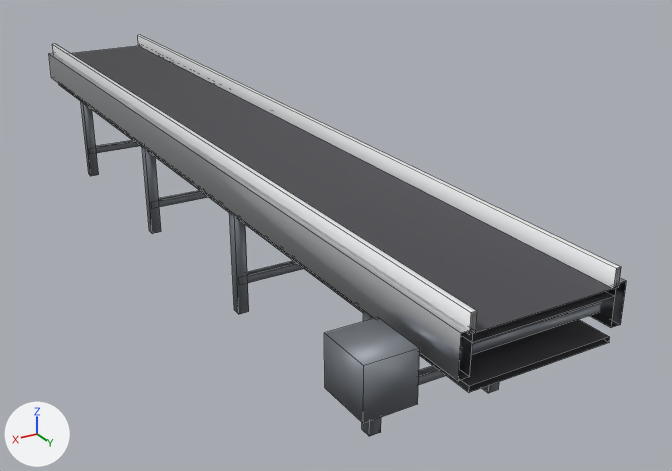
Renders of the FBX model Tools/butchery/fbx/SM_BELT_CONVEYOR.fbx from each side of a commit.
Both versions are drawn from a 50 mm camera at (2.4, 5.53, 2.75) aimed at (-0.61, 0.5, 0.24). The lights are fixed; the arrows at lower left show +X, +Y and +Z. The picture after the commit comes second. Mesh edges are drawn as thin lines.

The older version as bpy lines, for what is in view:
```python
me_sm_belt_conveyor = bpy.data.meshes.new('SM_BELT_CONVEYOR')
me_sm_belt_conveyor.from_pydata(...)  # 190 vertices, 115 faces; spans x -0.61..0.61, y -3.01..3.01, z 0.0..1.02
# faces by material slot: [8, 10, 8, 79, 10]
me_sm_belt_conveyor.materials.append(mat_m_butchery_rubber)  # dark grey #4b4b50
me_sm_belt_conveyor.materials.append(mat_m_butchery_stainless)  # light grey #dddfe2
me_sm_belt_conveyor.materials.append(mat_m_butchery_foodplastic)  # white #f1f2f3
me_sm_belt_conveyor.materials.append(mat_m_butchery_paintedframe)  # grey #868b93
me_sm_belt_conveyor.materials.append(mat_m_butchery_steelbrushed)  # light grey #c8cbce
ob_sm_belt_conveyor = bpy.data.objects.new('SM_BELT_CONVEYOR', me_sm_belt_conveyor)
ob_sm_belt_conveyor.location = (0.0, 0.0, 0.0)
```
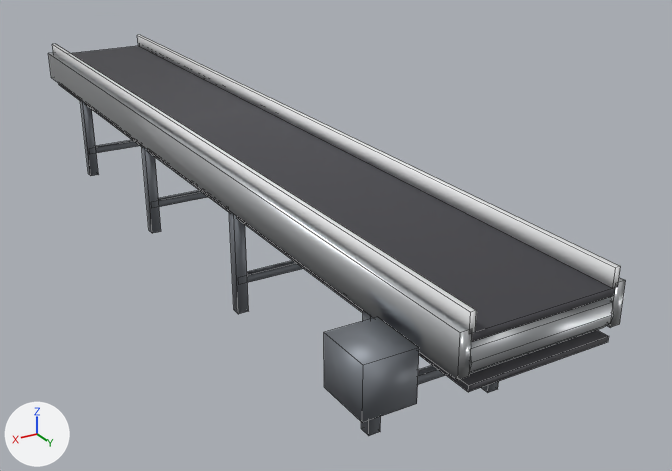
Pixel boxes [x1, y1, x2, y2] of what changed, in the pictures (672 x 471 px):
'SM_BELT_CONVEYOR', reshaped
    before: [49, 35, 626, 436]
    after: [48, 35, 626, 436]
part 1 of me_sm_belt_conveyor, added
    after: [469, 297, 614, 374]
part 2 of me_sm_belt_conveyor, built on
    after: [458, 266, 626, 392]

The change in detail:
me_sm_belt_conveyor is used by ob_sm_belt_conveyor; location (0.0, 0.0, 0.0).
me_sm_belt_conveyor had 190 vertices, 115 faces and spanned x -0.61..0.61, y -3.01..3.01, z 0.0..1.02.
me_sm_belt_conveyor now has 216 vertices, 172 faces and spans x -0.61..0.61, y -3.01..3.01, z 0.0..1.02.
me_sm_belt_conveyor part 1: a new loose piece of 24 vertices spanning x -0.55..0.25, y 2.79..3.01, z 0.68..0.9, in mat_m_butchery_steelbrushed (light grey #c8cbce).
Part 2, on me_sm_belt_conveyor:
4 vertices are removed from x -0.55..0.25, y -2.95..-2.84, z 0.89.
8 faces are deleted.
4 vertices in x -0.57..0.27, y -2.87, z 0.77..0.82 move by (0.0, -0.06, 0.0).
4 vertices in x -0.57..0.27, y -2.92, z 0.77..0.82 move by (0.0, 0.04, 0.0).
6 vertices are added at (-0.55, -2.96, 0.89), (0.25, -2.96, 0.89), (-0.55, -2.9, 0.9), (0.25, -2.9, 0.9), (-0.55, -2.85, 0.89), (0.25, -2.85, 0.89).
2 new faces join them, mat_m_butchery_rubber (dark grey #4b4b50).
2 new faces join them, mat_m_butchery_stainless (light grey #dddfe2).
4 new faces join them, mat_m_butchery_foodplastic (white #f1f2f3).
5 new faces join them, mat_m_butchery_paintedframe (grey #868b93).
22 new faces join them, mat_m_butchery_steelbrushed (light grey #c8cbce).
